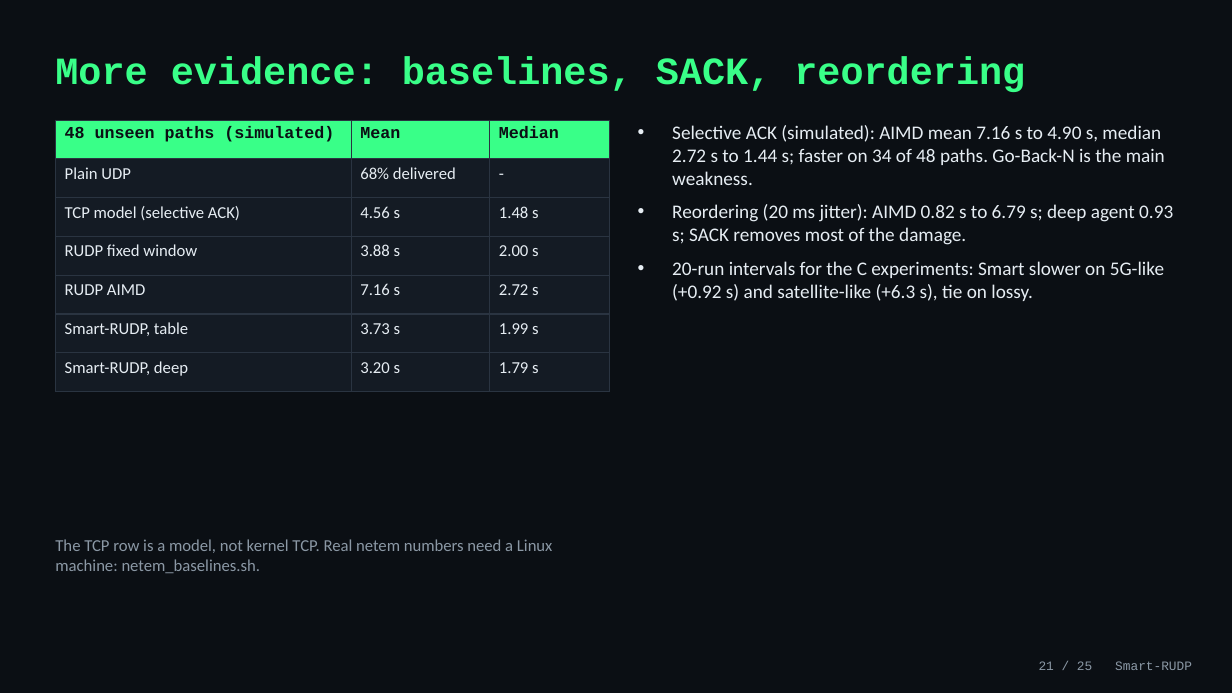
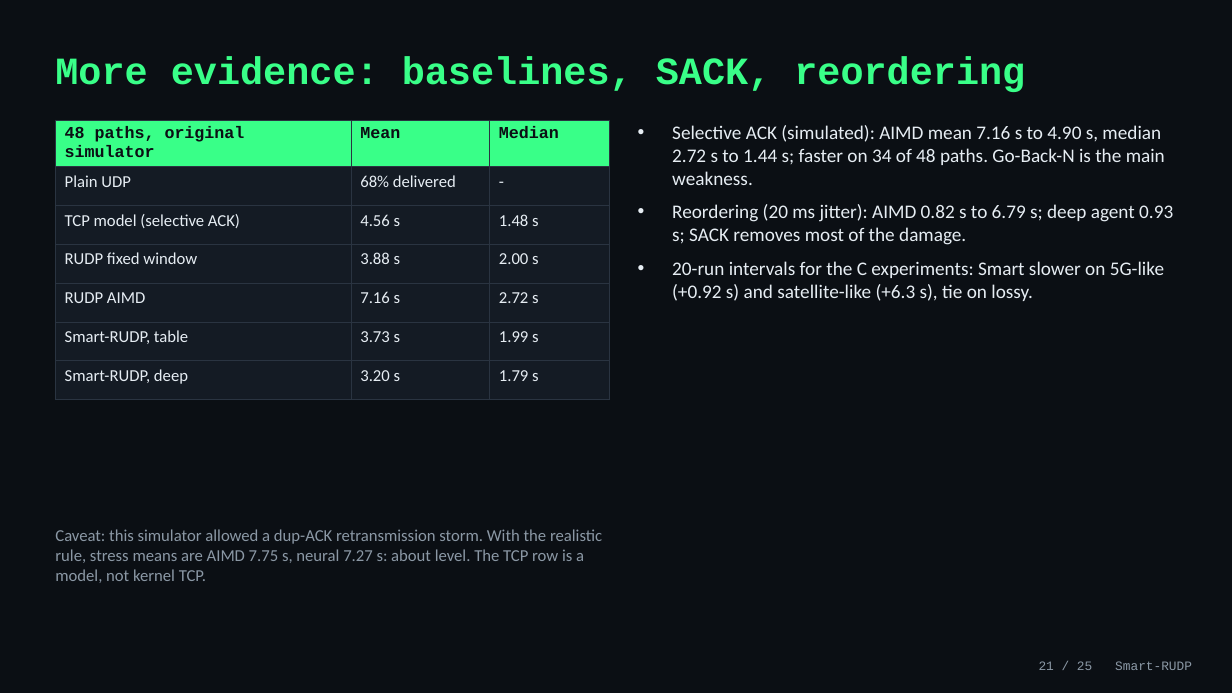
Before and after one commit to Capsturrrr/rudp, a slide deck: slide 21 of docs/RUDP_Presentation_with_notes.pptx. Drawn at 1232x693 pixels with LibreOffice and Linux fonts; fonts in the diff are those of the drawing. Boxes give left, top, right and bottom in pixels: in the first picture for what was removed or moved away, otherwise in the second. Text is boxed around its words. In the diff, an @@ line names an element or a change of style, - is before the commit and + after.

```diff
--- a/docs/RUDP_Presentation_with_notes.pptx
+++ b/docs/RUDP_Presentation_with_notes.pptx
@@ table at [55, 120, 610, 388] @@
-row 1, column 1: 48 unseen paths (simulated)
+row 1, column 1: 48 paths, original simulator
@@ text at [55, 529, 602, 583]: text changed @@
-The TCP row is a model, not kernel TCP. Real netem numbers need a Linux machine: netem_baselines.sh.
+Caveat: this simulator allowed a dup-ACK retransmission storm. With the realistic rule, stress means are AIMD 7.75 s, neural 7.27 s: about level. The TCP row is a model, not kernel TCP.
```
Also in this commit, not shown: 1 other slide changed, 22 other files.
